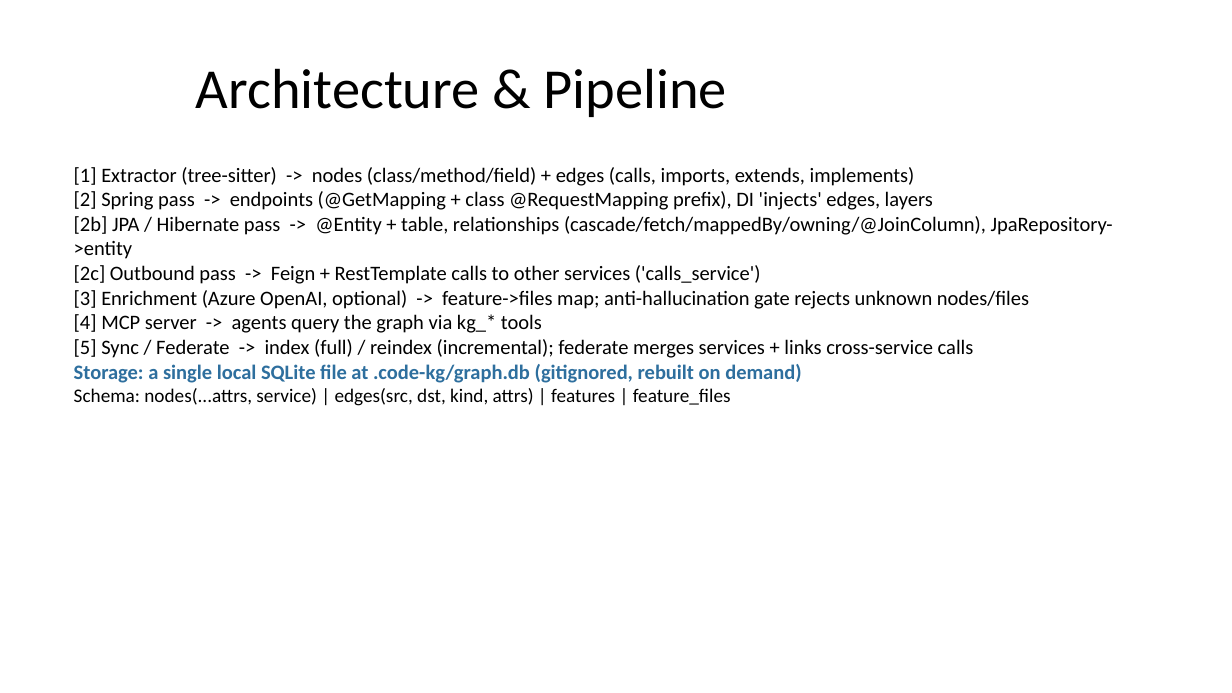
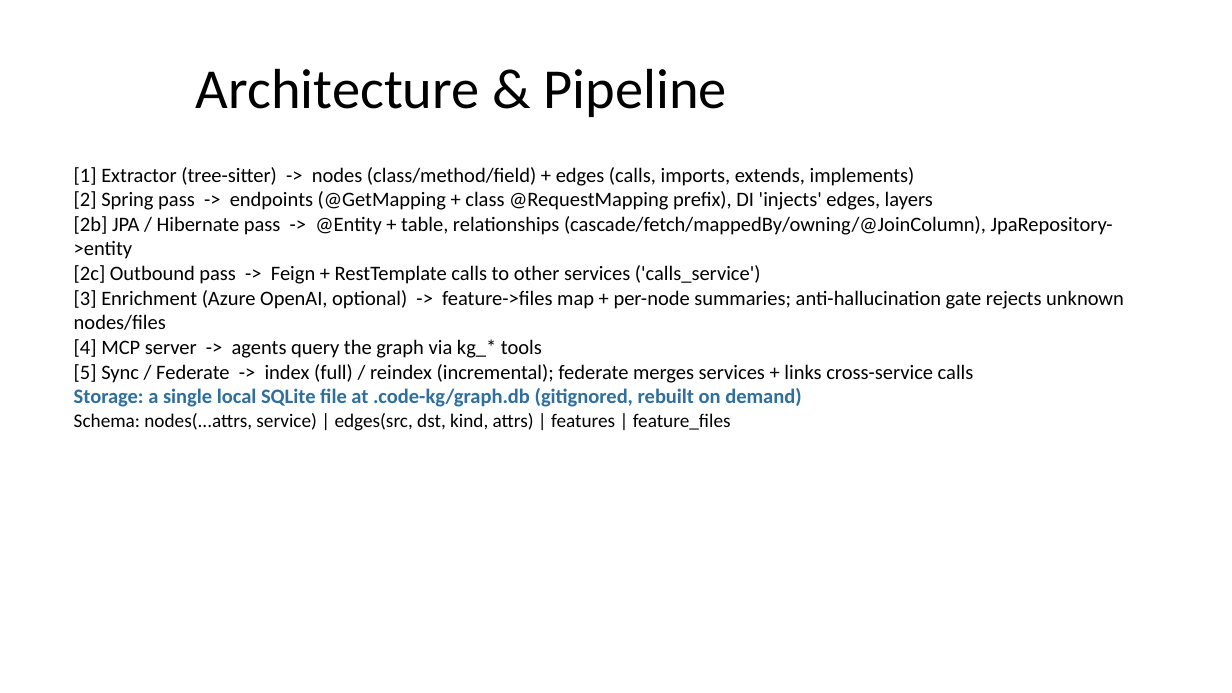
Before and after one commit to himanshu1792/code-knowledge-graph, a slide deck: slide 2 of docs/code-kg-overview.pptx. Drawn at 1232x693 pixels with LibreOffice and Linux fonts; fonts in the diff are those of the drawing. Boxes give left, top, right and bottom in pixels: in the first picture for what was removed or moved away, otherwise in the second. Text is boxed around its words. In the diff, an @@ line names an element or a change of style, - is before the commit and + after.

```diff
--- a/docs/code-kg-overview.pptx
+++ b/docs/code-kg-overview.pptx
@@ text at box(74, 290, 1124, 330): text changed @@
-[3] Enrichment (Azure OpenAI, optional) -> feature->files map; anti-hallucination gate rejects unknown nodes/files
+[3] Enrichment (Azure OpenAI, optional) -> feature->files map + per-node summaries; anti-hallucination gate rejects unknown nodes/files
```
Also in this commit, not shown: 1 other slide changed, 4 other files.
